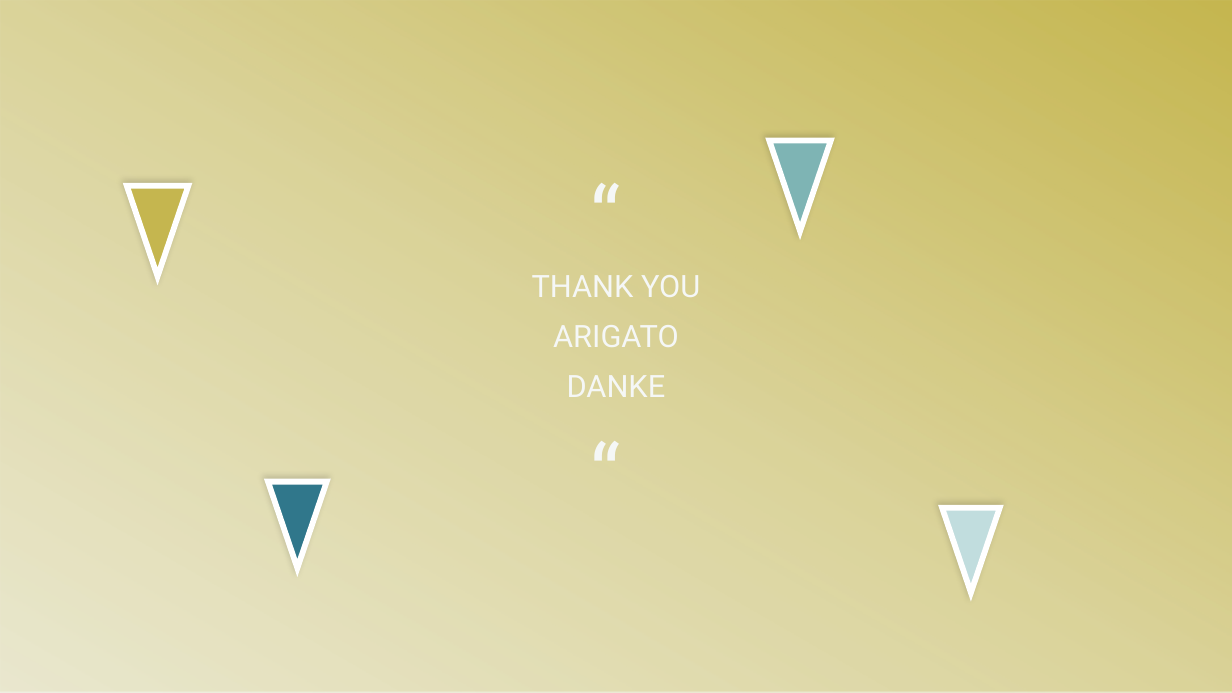
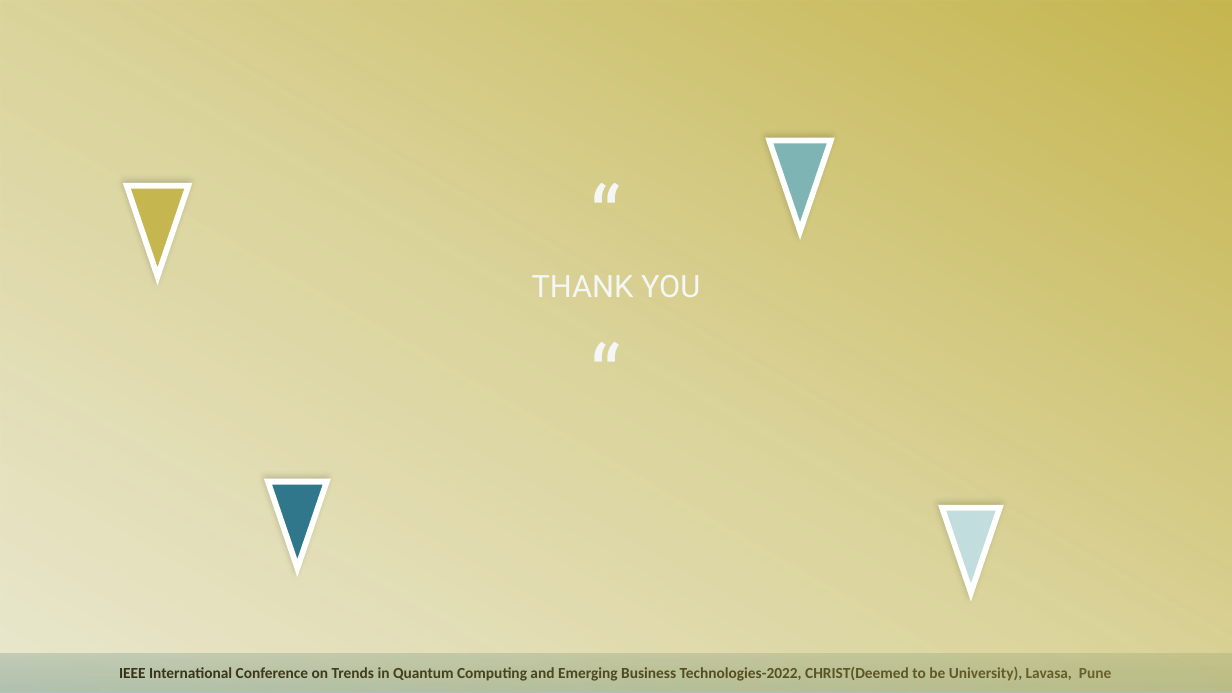
Before and after one commit to Winter-Soren/ConferencePaper-CHRIST-University, a slide deck: slide 15 of PPT/Morph PPT slides.pptx. Drawn at 1232x693 pixels with LibreOffice and Linux fonts; fonts in the diff are those of the drawing. Boxes give left, top, right and bottom in pixels: in the first picture for what was removed or moved away, otherwise in the second. Text is boxed around its words. In the diff, an @@ line names an element or a change of style, - is before the commit and + after.

```diff
--- a/PPT/Morph PPT slides.pptx
+++ b/PPT/Morph PPT slides.pptx
@@ text at (553, 325, 679, 397): paragraphs removed @@
-ARIGATO
-DANKE
@@ rectangle added at (0, 653, 1232, 693), fill gradient #C1D4D9 to #B5CBD1 to #AAC5CC, 12 pt, text #000000, bold @@
+IEEE International Conference on Trends in Quantum Computing and Emerging Business Technologies-2022, CHRIST(Deemed to be University), Lavasa, Pune
```
Also in this commit, not shown: 14 other slides changed, 1 slide added, 1 slide removed.
